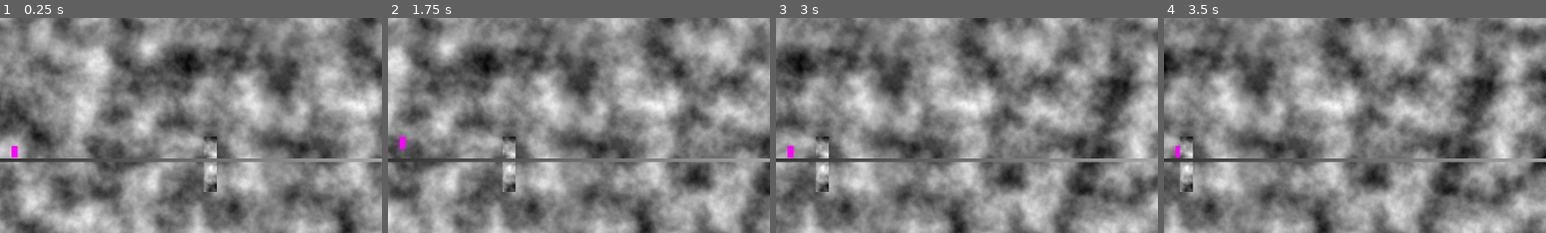
Above: before the commit, frames 1-4 (left to right).
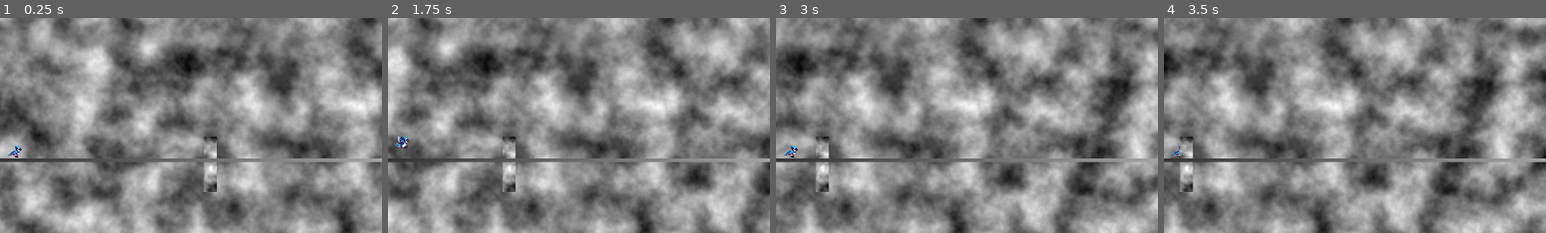
Above: after the commit, the same moments.

Repository: reddign/gamers
Game: Godot game, scene res://main.tscn
Same seed, same stepped clock (60 frames per second), same inputs: the game is played once before the commit and once after it.
Inputs:
- Up to frame 1 (0.25 s): no input
- Up to frame 2 (1.75 s): tap Enter (ui_accept) at 0.5, 0.77, 1.52 s
- Up to frame 3 (3 s): no input
- Up to frame 4 (3.5 s): tap Enter (ui_accept) at 3.02 s
The pictures show only the part of the screen within x 17-67%, y 50-100%; the shares and areas given below are measured in that part.

The runs differ from the first frame. In frame 1, 0.1% of the frame differs, in the area x 2-6%, y 59-65%; in frame 2, 0.1%, in the area x 2-6%, y 55-61%; in frame 3, 0.1%; in frame 4, less than 0.1%.

Commit message:
added sprite animation

Diff:
--- a/web_src/games/jayrunner/jayrunner_src/Jay.gd
+++ b/web_src/games/jayrunner/jayrunner_src/Jay.gd
@@ -25,6 +25,12 @@
 		if Input.is_action_just_pressed("ui_accept"):
 			get_tree().reload_current_scene()
 
+	# handle animation
+	if is_on_floor():
+		$AnimatedSprite2D.animation = "walk"
+	else:
+		$AnimatedSprite2D.animation = "jump"
+
 
 func _on_obstacles_end_game() -> void:
 	game_over = true
--- a/web_src/games/jayrunner/jayrunner_src/main.tscn
+++ b/web_src/games/jayrunner/jayrunner_src/main.tscn
@@ -1,14 +1,33 @@
-[gd_scene load_steps=12 format=3 uid="uid://ww8gc8sot4lh"]
+[gd_scene load_steps=14 format=3 uid="uid://ww8gc8sot4lh"]
 
 [ext_resource type="Script" path="res://main.gd" id="1_p11g3"]
 [ext_resource type="PackedScene" uid="uid://bvxcamevtingt" path="res://Obstacles.tscn" id="1_vh1nm"]
 [ext_resource type="Script" path="res://Jay.gd" id="1_x1awb"]
+[ext_resource type="Texture2D" uid="uid://b786mgcc2388j" path="res://images/bluejayjump.png" id="3_onwaf"]
 [ext_resource type="Script" path="res://js_object.gd" id="4_r5d0f"]
+[ext_resource type="Texture2D" uid="uid://hnj3tv2hvu3e" path="res://images/bluejaywalk.png" id="4_rhjdu"]
 
 [sub_resource type="RectangleShape2D" id="RectangleShape2D_eokgw"]
 size = Vector2(10, 20)
 
-[sub_resource type="PlaceholderTexture2D" id="PlaceholderTexture2D_g81ho"]
+[sub_resource type="SpriteFrames" id="SpriteFrames_f3h2s"]
+animations = [{
+"frames": [{
+"duration": 1.0,
+"texture": ExtResource("3_onwaf")
+}],
+"loop": true,
+"name": &"jump",
+"speed": 5.0
+}, {
+"frames": [{
+"duration": 1.0,
+"texture": ExtResource("4_rhjdu")
+}],
+"loop": true,
+"name": &"walk",
+"speed": 5.0
+}]
 
 [sub_resource type="RectangleShape2D" id="RectangleShape2D_qjn3n"]
 size = Vector2(255.839, 10.6369)
@@ -37,10 +56,11 @@
 position = Vector2(-1, 0)
 shape = SubResource("RectangleShape2D_eokgw")
 
-[node name="Sprite2D" type="Sprite2D" parent="Jay"]
+[node name="AnimatedSprite2D" type="AnimatedSprite2D" parent="Jay"]
 position = Vector2(-1, -0.125)
-scale = Vector2(9.99999, 19.75)
-texture = SubResource("PlaceholderTexture2D_g81ho")
+scale = Vector2(0.095, 0.095)
+sprite_frames = SubResource("SpriteFrames_f3h2s")
+animation = &"jump"
 
 [node name="Area2D" type="StaticBody2D" parent="."]
 position = Vector2(657.77, 598)
Binary file added: web_src/games/jayrunner/jayrunner_src/images/bluejayjump.png
Not shown, added: web_src/games/jayrunner/jayrunner_src/images/bluejayjump.png.import
Binary file added: web_src/games/jayrunner/jayrunner_src/images/bluejaywalk.png
Not shown, added: web_src/games/jayrunner/jayrunner_src/images/bluejaywalk.png.import
